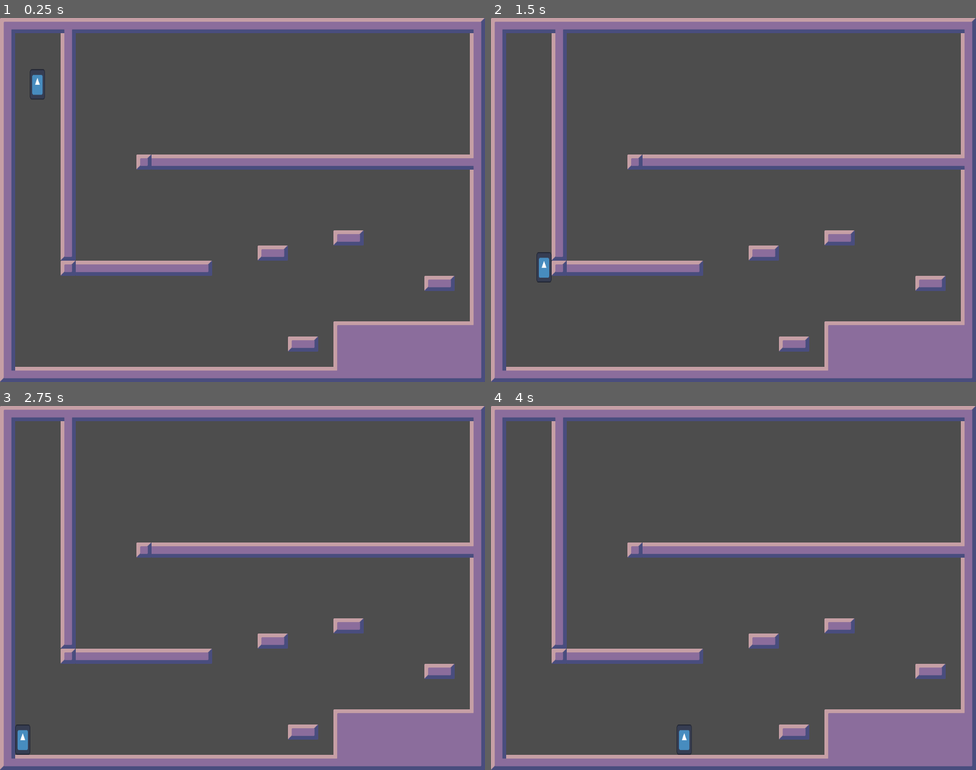
Above: before the commit, frames 1-4 (two rows, left to right).
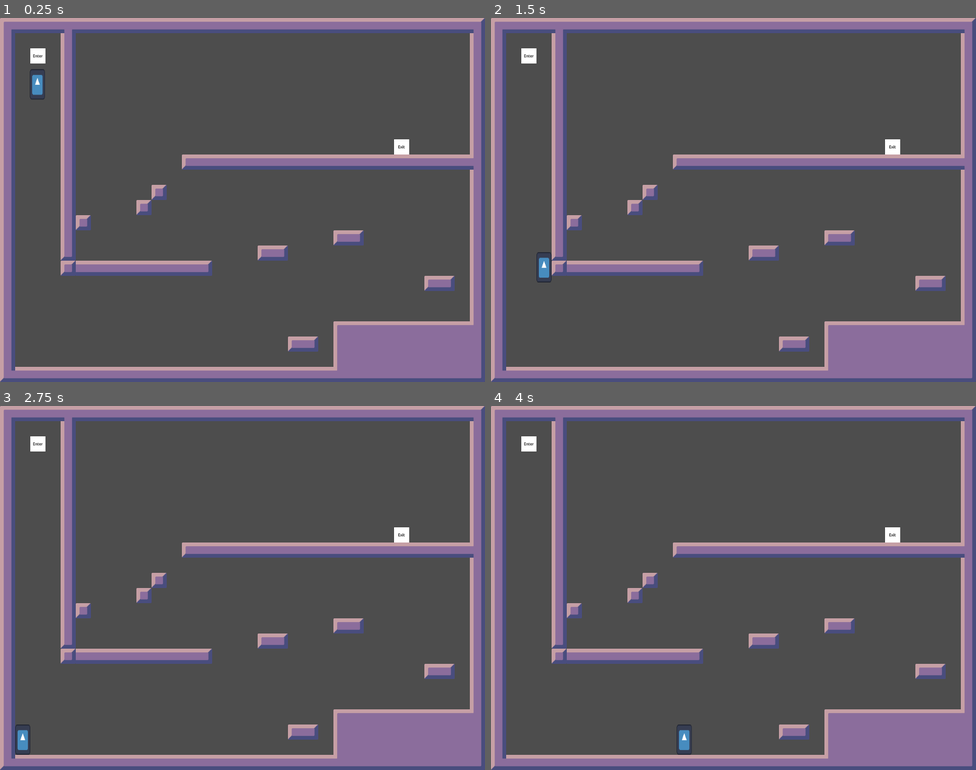
Above: after the commit, the same moments.

Repository: 3k2ng/mj160
Game: Godot game, scene res://scenes/demo.tscn
The game is run twice, just before and just after one commit, with the same random seed, the same clock (stepped at 60 frames per second) and the same inputs. The project has no main scene, so this scene is started directly. The engine's default icon, where the game draws it, is replaced by a stand-in: a white triangle on a blue panel in a dark square.
Inputs:
- Up to frame 1 (0.25 s): no input
- Up to frame 2 (1.5 s): tap Enter (ui_accept) at 0.5, 0.77 s; hold Right (ui_right) from 0.53 s (still down)
- Up to frame 3 (2.75 s): tap Enter (ui_accept) at 1.52 s; release Right (ui_right) at 2.03 s; hold Left (ui_left) from 2.03 s (still down)
- Up to frame 4 (4 s): release Left (ui_left) at 2.78 s; hold Right (ui_right) from 2.78 s (still down); tap Enter (ui_accept) at 3.02, 3.77 s

The runs differ from the first frame. In frame 1, 1.1% of the frame differs, in the area x 6-85%, y 8-59%; in frame 2, 1.1%; in frame 3, 1.1%; in frame 4, 1.1%.

Commit message:
Edit testmap

Diff:
--- a/scenes/levels/testmap_01.tscn
+++ b/scenes/levels/testmap_01.tscn
@@ -5,4 +5,4 @@
 [node name="testmap01" instance=ExtResource("1_08s1h")]
 
 [node name="TileMap" parent="." index="2"]
-layer_0/tile_data = PackedInt32Array(1441792, 0, 1, 1376256, …(2987 unchanged characters)… , 131072, 3, 589837, 131072, 3, 589836, 131072, 3, 589835, 131072, 3, 589834, 131072, 3, 589833, 0, 3, 983057, 65536, 3, 983058, 196608, 3, 1114140, 65536, 3, 1114141, 196608, 3, 1376275, 65536, 3, 1376276, 196608, 3, 917526, 65536, 3, 917527, 196608, 3)
+layer_0/tile_data = PackedInt32Array(1441792, 0, 1, 1376256, …(2987 unchanged characters)… , 131072, 3, 589837, 131072, 3, 589836, 65536, 3, 983057, 65536, 3, 983058, 196608, 3, 1114140, 65536, 3, 1114141, 196608, 3, 1376275, 65536, 3, 1376276, 196608, 3, 917526, 65536, 3, 917527, 196608, 3, 131074, 1, 131072, 524314, 1, 65536, 720906, 0, 3, 786441, 0, 3, 851973, 0, 3)
